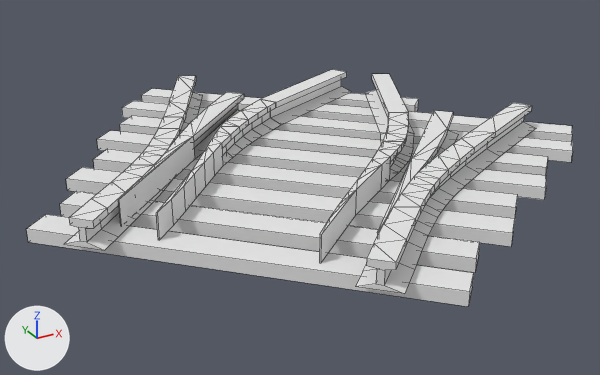
A saved change to the OBJ model models/advtrains_dtrack_s3_tieless_s_45.obj.
The view is the same before and after, from a camera (50 mm lens) standing at (-1.38, -2.59, 0.8) and looking at (0.14, 0.18, -0.59). Every picture has the same lights, and +X, +Y and +Z are marked at lower left. Mesh edges are drawn as thin lines. Where no turn or scale is listed for an object, it has been applied to the vertices.

Before the edit, the objects in view are built like this:
```python
me_dtrack_s3_blade_cr_st_l_beziercurve_008 = bpy.data.meshes.new('dtrack_s3_blade_cr_st_l_BezierCurve.008')
me_dtrack_s3_blade_cr_st_l_beziercurve_008.from_pydata(...)  # 97 vertices, 92 faces; spans x -0.619..0.27, y -0.228..0.728, z -0.46..-0.36
me_dtrack_s3_blade_cr_st_l_beziercurve_008.materials.append(mat_rails)  # white #e7e7e7
me_dtrack_s3_blade_cr_st_r_beziercurve_019 = bpy.data.meshes.new('dtrack_s3_blade_cr_st_r_BezierCurve.019')
me_dtrack_s3_blade_cr_st_r_beziercurve_019.from_pydata(...)  # 97 vertices, 92 faces; spans x -0.228..0.728, y -0.619..0.27, z -0.46..-0.36
me_dtrack_s3_blade_cr_st_r_beziercurve_019.materials.append(mat_rails)  # white #e7e7e7
me_dtrack_sy_45_sleepers_002_cube_005 = bpy.data.meshes.new('dtrack_sy_45.sleepers.002_Cube.005')
me_dtrack_sy_45_sleepers_002_cube_005.from_pydata(...)  # 72 vertices, 45 faces; spans x -0.98..1.42, y -0.98..1.42, z -0.51..-0.46
me_dtrack_sy_45_sleepers_002_cube_005.materials.append(mat_sleepers)  # white #e7e7e7
ob_dtrack_s3_blade_cr_st_l_beziercurve_008 = bpy.data.objects.new('dtrack_s3_blade_cr_st_l_BezierCurve.008', me_dtrack_s3_blade_cr_st_l_beziercurve_008)
ob_dtrack_s3_blade_cr_st_l_beziercurve_008.location = (0.0, 0.0, 0.0)
ob_dtrack_s3_blade_cr_st_r_beziercurve_019 = bpy.data.objects.new('dtrack_s3_blade_cr_st_r_BezierCurve.019', me_dtrack_s3_blade_cr_st_r_beziercurve_019)
ob_dtrack_s3_blade_cr_st_r_beziercurve_019.location = (0.0, 0.0, 0.0)
ob_dtrack_sy_45_sleepers_002_cube_005 = bpy.data.objects.new('dtrack_sy_45.sleepers.002_Cube.005', me_dtrack_sy_45_sleepers_002_cube_005)
ob_dtrack_sy_45_sleepers_002_cube_005.location = (0.0, 0.0, 0.0)
# also in view: 'dtrack_sy_45.frog.002_Cube.003' at (0.6, 0.6, -0.41); 'dtrack_s3_blade_st_st_r_BezierCurve.021' at (0.41, -0.24, -0.41); 'dtrack_sy_45.stockrails_NurbsCurve.001' at (0.18, 0.18, -0.41); 'dtrack_s3_blade_st_st_l_BezierCurve.015' at (-0.24, 0.41, -0.41)
```
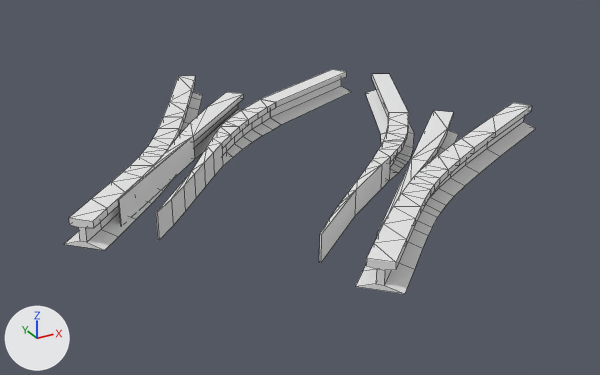
The edits, one by one:
Object 'dtrack_sy_45.sleepers.002_Cube.005' (ob_dtrack_sy_45_sleepers_002_cube_005) is deleted.

Pixel boxes [x1, y1, x2, y2] of what changed, in the pictures (600 x 375 px):
'dtrack_sy_45.sleepers.002_Cube.005', deleted
    before: [26, 89, 573, 306]
